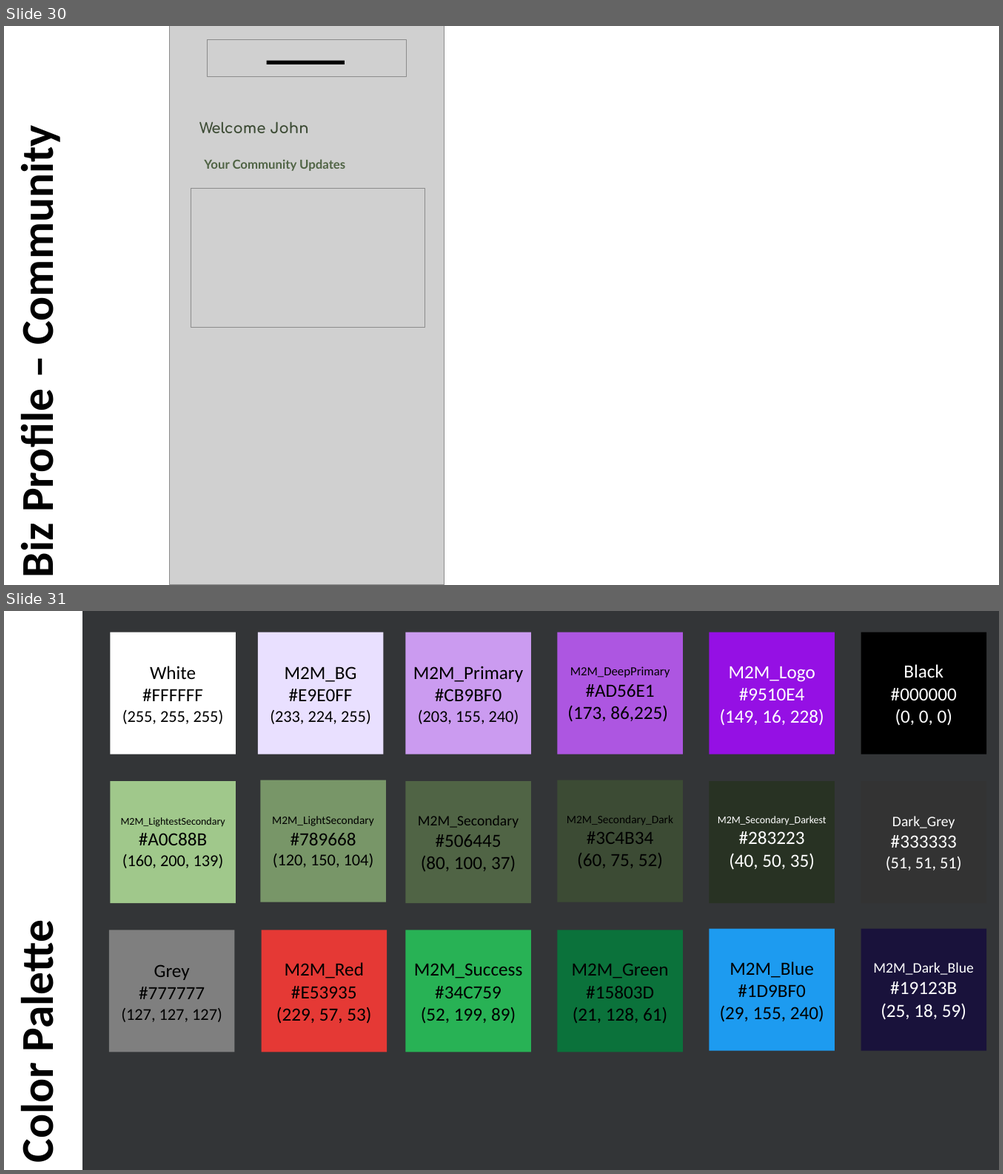
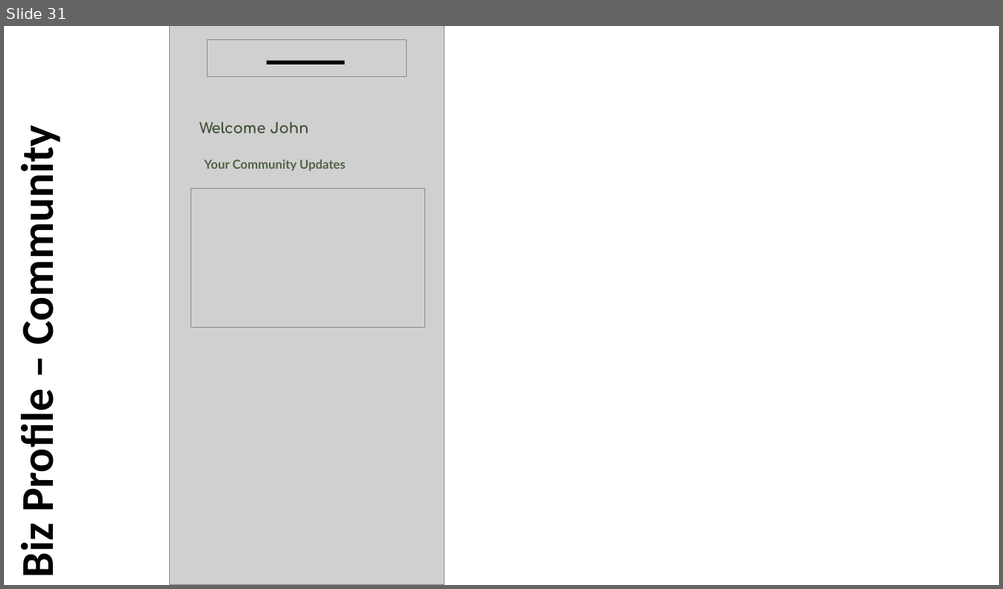
Before and after one commit to anodiamadmin/Micro2Move, a slide deck: BusinessAnalysis/Wireframes/WireframesA.pptx. Shown one above the other, each under a label of ours: slides 30 and 31 before the commit, slide 31 after it. The pictures are 1003x1174 and 1003x589 pixels, drawn with LibreOffice and Linux fonts; fonts in the diff are those of the drawing; grey boxes stand for pictures. Boxes give left, top, right and bottom in pixels: in the first picture for what was removed or moved away, otherwise in the second. Text is boxed around its words. In the diff, an @@ line names an element or a change of style, - is before the commit and + after.

```diff
--- a/BusinessAnalysis/Wireframes/WireframesA.pptx
+++ b/BusinessAnalysis/Wireframes/WireframesA.pptx
@@ slide 31 removed at (x1=4, y1=611, x2=999, y2=1170), background #FFFFFF @@
@@ rectangle removed at (x1=82, y1=611, x2=999, y2=1170) @@
@@ rectangle removed at (x1=110, y1=632, x2=236, y2=755) @@
-White
-#FFFFFF
-(255, 255, 255)
@@ rectangle removed at (x1=258, y1=632, x2=383, y2=755) @@
-M2M_BG
-#E9E0FF
-(233, 224, 255)
@@ rectangle removed at (x1=405, y1=632, x2=531, y2=755) @@
-M2M_Primary
-#CB9BF0
-(203, 155, 240)
@@ rectangle removed at (x1=558, y1=632, x2=683, y2=755) @@
-M2M_DeepPrimary
-#AD56E1
-(173, 86,225)
@@ rectangle removed at (x1=709, y1=632, x2=834, y2=755) @@
-M2M_Logo
-#9510E4
-(149, 16, 228)
@@ rectangle removed at (x1=860, y1=632, x2=986, y2=755) @@
-Black
-#000000
-(0, 0, 0)
@@ rectangle removed at (x1=110, y1=781, x2=236, y2=903) @@
-M2M_LightestSecondary
-#A0C88B
-(160, 200, 139)
@@ rectangle removed at (x1=261, y1=780, x2=386, y2=903) @@
-M2M_LightSecondary
-#789668
-(120, 150, 104)
@@ rectangle removed at (x1=405, y1=781, x2=531, y2=903) @@
-M2M_Secondary
-#506445
-(80, 100, 37)
@@ rectangle removed at (x1=558, y1=780, x2=683, y2=903) @@
-M2M_Secondary_Dark
-#3C4B34
-(60, 75, 52)
@@ rectangle removed at (x1=709, y1=781, x2=834, y2=903) @@
-M2M_Secondary_Darkest
-#283223
-(40, 50, 35)
@@ text removed at (x1=885, y1=816, x2=961, y2=871) @@
-Dark_Grey
-#333333
-(51, 51, 51)
@@ text removed at (x1=10, y1=933, x2=65, y2=1160) @@
-Color Palette
@@ rectangle removed at (x1=109, y1=931, x2=235, y2=1053) @@
-Grey
-#777777
-(127, 127, 127)
@@ rectangle removed at (x1=262, y1=931, x2=387, y2=1053) @@
-M2M_Red
-#E53935
-(229, 57, 53)
@@ rectangle removed at (x1=405, y1=931, x2=531, y2=1053) @@
-M2M_Success
-#34C759
-(52, 199, 89)
@@ rectangle removed at (x1=558, y1=931, x2=683, y2=1053) @@
-M2M_Green
-#15803D
-(21, 128, 61)
@@ rectangle removed at (x1=709, y1=929, x2=834, y2=1051) @@
-M2M_Blue
-#1D9BF0
-(29, 155, 240)
@@ rectangle removed at (x1=860, y1=929, x2=986, y2=1051) @@
-M2M_Dark_Blue
-#19123B
-(25, 18, 59)
@@ what was slide 30 is now slide 31 @@
```
Also in this commit, not shown: 5 slides changed, 18 slides added, 1 other slide removed.
